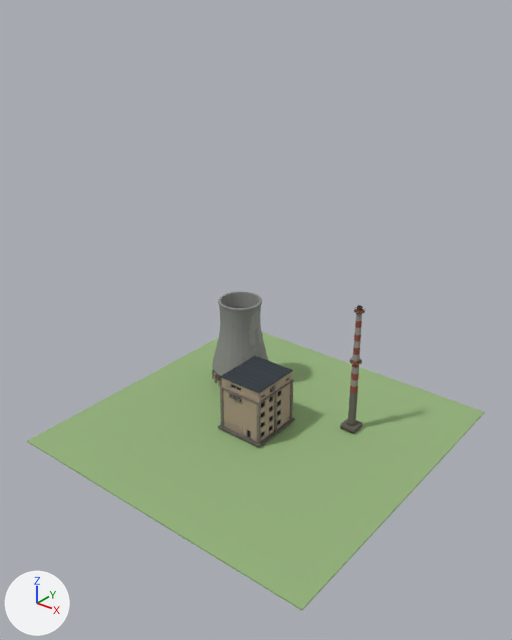
One commit to the glTF model packages/client/public/assets/models/buildings/coal-power-plant.glb: the scene before it, then after it.
Rendered twice from a 50 mm camera at (35.9, -46.0, 40.0) aimed at (1.0, -2.3, 12.9). The lights are fixed; the arrows at lower left show +X, +Y and +Z. The first picture is the older version. Vertices at exactly the same position are counted once.

Before the edit, the objects in view are built like this:
```python
me_cube_001 = bpy.data.meshes.new('Cube.001')
me_cube_001.from_pydata(...)  # a box spanning x -16.0..16.0, y -16.0..16.0, z -0.2..0.0
me_cube_001.materials.append(mat_ground_grass)  # green #95b37c
me_mesh = bpy.data.meshes.new('Mesh')
me_mesh.from_pydata(...)  # 2184 vertices, 4035 faces; spans x -3.07..2.06, y -3.29..2.54, z 0.25..5.97
me_mesh.materials.append(mat_polygonapocalypse_texture_01_a)  # picture img_polygonapocalypse_texture_01_a
me_mesh_001 = bpy.data.meshes.new('Mesh.001')
me_mesh_001.from_pydata(...)  # 432 vertices, 712 faces; spans x 6.23..7.77, y 4.23..5.77, z 0.15..13.15
me_mesh_001.materials.append(mat_polygonapocalypse_texture_01_a)  # picture img_polygonapocalypse_texture_01_a
me_mesh_002 = bpy.data.meshes.new('Mesh.002')
me_mesh_002.from_pydata(...)  # 1375 vertices, 1980 faces; spans x -10.14..-3.86, y 1.86..8.14, z 0.93..9.83
me_mesh_002.materials.append(mat_polygonapocalypse_texture_01_a)  # picture img_polygonapocalypse_texture_01_a
ob_coalplant_coolingtower = bpy.data.objects.new('CoalPlant_CoolingTower', me_mesh_002)
ob_coalplant_coolingtower.location = (0.0, 0.0, 0.1)
ob_coalplant_main = bpy.data.objects.new('CoalPlant_Main', me_mesh)
ob_coalplant_main.location = (0.0, 0.0, 0.1)
ob_coalplant_stack = bpy.data.objects.new('CoalPlant_Stack', me_mesh_001)
ob_coalplant_stack.location = (0.0, 0.0, 0.1)
ob_ground = bpy.data.objects.new('Ground', me_cube_001)
ob_ground.location = (0.0, 0.0, 0.1)
```
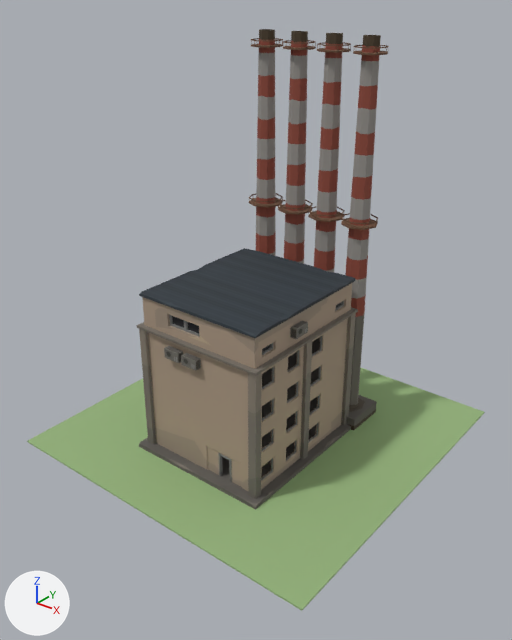
What differs and where, as boxes (x1, y1, x2, y2) in the pictures (512 x 640 px):
'CoalPlant_Main', reshaped, moved (185% wider, 186% taller)
    before: (218, 356, 295, 447)
    after: (137, 248, 358, 510)
'CoalPlant_Stack_3', added
    after: (341, 35, 389, 430)
'CoalPlant_Stack_2', added
    after: (308, 33, 351, 272)
'CoalPlant_Stack_1', added
    after: (278, 31, 316, 264)
'CoalPlant_Stack_0', added
    after: (249, 29, 283, 256)
'CoalPlant_CoolingTower', deleted
    before: (212, 292, 269, 386)
'CoalPlant_Stack', deleted
    before: (340, 305, 365, 434)

What the commit changed:
me_mesh is used by ob_coalplant_main; location (0.0, 0.0, 0.1).
me_mesh had 2184 vertices, 4035 faces and spanned x -3.07..2.06, y -3.29..2.54, z 0.25..5.97.
me_mesh now has 2184 vertices, 4035 faces and spans x -6.23..7.82, y -7.39..8.57, z -0.15..15.52.
me_mesh part 1: the whole mesh is multiplied about its middle by the matrix ((2.737, 0.0, 0.0), (0.0, 2.737, 0.0), (0.0, 0.0, 2.737)), then moved by (1.29, 0.97, 4.57).
Mesh me_mesh_004 is new.
It has 432 vertices, 712 faces and spans x -2.1..2.1, y -2.1..2.1, z 0.0..35.6.
It uses material mat_polygonapocalypse_texture_01_a (picture img_polygonapocalypse_texture_01_a).
Object 'CoalPlant_Main' (ob_coalplant_main) moves from (0.0, 0.0, 0.1) to (-0.8, -2.6, 0.3).
Object 'CoalPlant_Stack' (ob_coalplant_stack) is deleted.
Object 'CoalPlant_CoolingTower' (ob_coalplant_coolingtower) is deleted.
Object 'CoalPlant_Stack_3' (ob_coalplant_stack_3) is new; it shows me_mesh_004.
Its location is (5.3, 7.0, 0.1).
Object 'CoalPlant_Stack_2' (ob_coalplant_stack_2) is new; it shows a copy of me_mesh_004.
Its location is (1.8, 7.0, 0.1).
Object 'CoalPlant_Stack_1' (ob_coalplant_stack_1) is new; it shows a copy of me_mesh_004.
Its location is (-1.8, 7.0, 0.1).
Object 'CoalPlant_Stack_0' (ob_coalplant_stack_0) is new; it shows a copy of me_mesh_004.
Its location is (-5.3, 7.0, 0.1).
